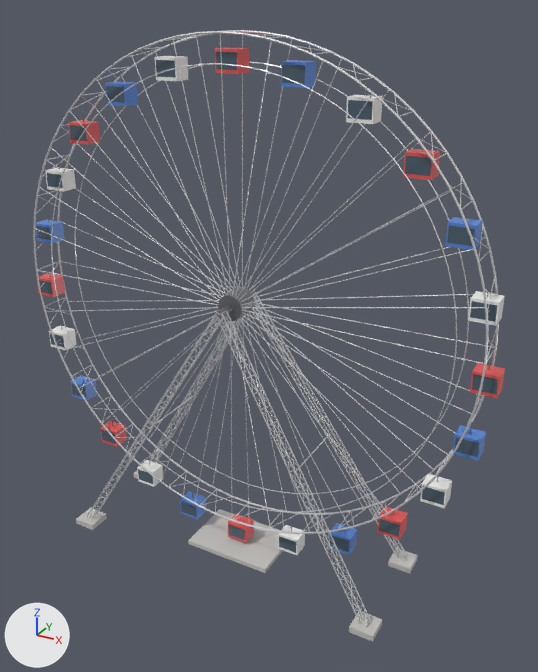
A saved change to the glTF model content/props/attraction/ferris_wheel.glb.
The view is the same before and after, from a 50 mm lens placed at (43.3, -70.8, 67.2), pointed at (3.7, 1.3, 31.1). Arrows for +X, +Y and +Z are at lower left; the lights stay in place. The first picture is the older version. Where no turn or scale is listed for an object, it has been applied to the vertices. Vertices at exactly the same position are counted once.

Names of what the first picture shows: 'ferris_wheel', 'rotor'.
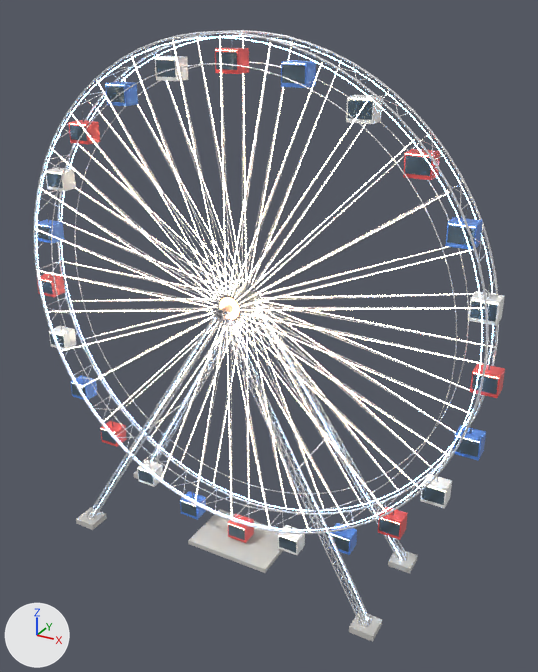
Changed parts and their boxes (x1, y1, x2, y2) in the pictures (538 x 672 px):
part 1 of me_ferris_wheel, added
    after: (94, 302, 402, 620)
part 2 of me_rotor, added
    after: (35, 35, 499, 542)

The change, as a list of edits to the scene's bpy script:
```text
Add mat_ferris_lights:
    mat_ferris_lights = principled_material('ferris_lights')
    mat_ferris_lights.base_color = (0.5, 0.425, 0.275)  # beige #bcae8f
    mat_ferris_lights.roughness = 0.4
    mat_ferris_lights.emission_color = (1.0, 0.85, 0.55)  # beige #ffedc4
    mat_ferris_lights.emission_strength = 8.0
Add mat_ferris_lights_rim:
    mat_ferris_lights_rim = principled_material('ferris_lights_rim')
    mat_ferris_lights_rim.base_color = (0.175, 0.3, 0.5)  # blue #7495bc
    mat_ferris_lights_rim.roughness = 0.4
    mat_ferris_lights_rim.emission_color = (0.35, 0.6, 1.0)  # blue #a0cbff
    mat_ferris_lights_rim.emission_strength = 8.0
Add mat_ferris_lights_hub:
    mat_ferris_lights_hub = principled_material('ferris_lights_hub')
    mat_ferris_lights_hub.base_color = (0.5, 0.2, 0.1)  # orange #bc7c59
    mat_ferris_lights_hub.roughness = 0.4
    mat_ferris_lights_hub.emission_color = (1.0, 0.4, 0.2)  # orange #ffaa7c
    mat_ferris_lights_hub.emission_strength = 8.0
Change me_ferris_wheel:
    used by ob_ferris_wheel; location = (0.0, 0.0, 0.0)
    remove me_ferris_wheel.from_pydata(...)  # 7512 vertices, 8192 faces; spans x -22.5..22.5, y -8.0..8.0, z 0.0..35.5
    add me_ferris_wheel.from_pydata(...)  # 7544 vertices, 8224 faces; spans x -22.5..22.5, y -8.0..8.0, z 0.0..35.5
    me_ferris_wheel part 1
    32 vertices are added at x -21.0..21.0, y -6.0..6.0, z 0.9..35.0
    32 new faces join them, mat_ferris_lights_rim (blue #7495bc, glowing blue #a0cbff)
    add me_ferris_wheel.materials.append(mat_ferris_lights_rim)  # blue #7495bc, glowing blue #a0cbff
Change me_rotor:
    used by ob_rotor; location = (0.0, 0.0, 35.0)
    remove me_rotor.from_pydata(...)  # 6740 vertices, 8172 faces; spans x -31.4..31.4, y -2.3..2.3, z -34.0..30.1
    add me_rotor.from_pydata(...)  # 8820 vertices, 10248 faces; spans x -31.4..31.4, y -2.3..2.3, z -34.0..30.1
    me_rotor part 2: 2080 vertices added at x -31.3..31.3, y -2.3..2.3, z -31.8..29.7
    add me_rotor.materials.append(mat_ferris_lights)  # beige #bcae8f, glowing beige #ffedc4
    add me_rotor.materials.append(mat_ferris_lights_rim)  # blue #7495bc, glowing blue #a0cbff
    add me_rotor.materials.append(mat_ferris_lights_hub)  # orange #bc7c59, glowing orange #ffaa7c
```
